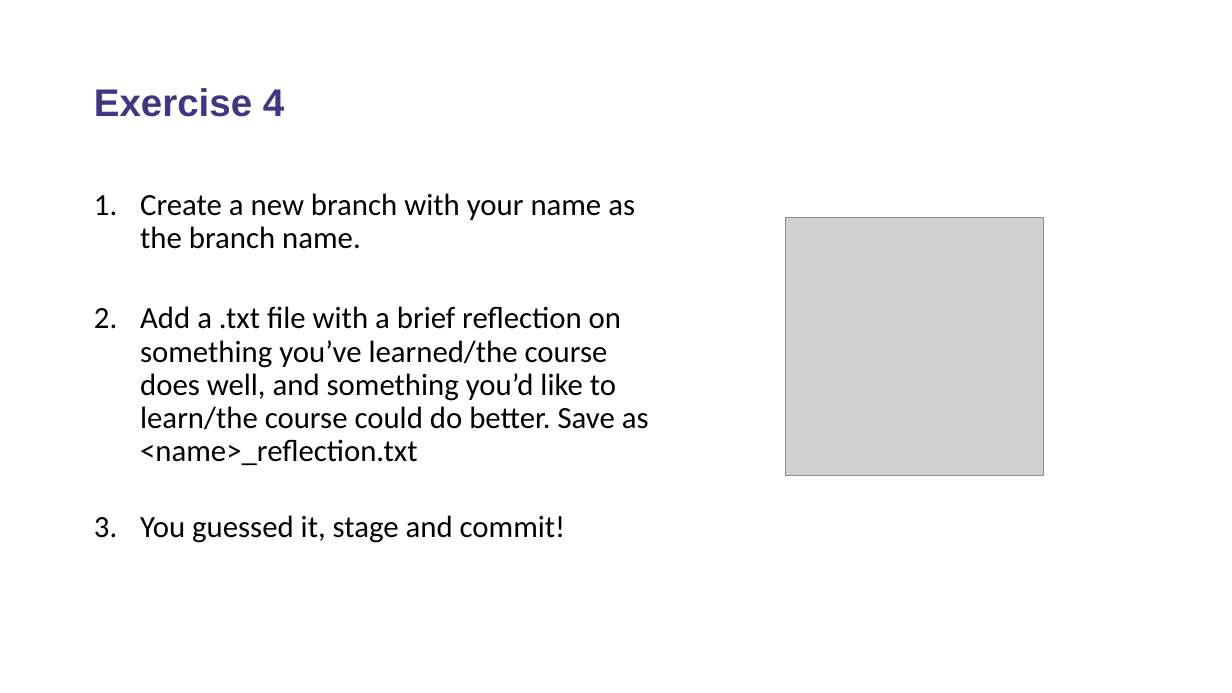
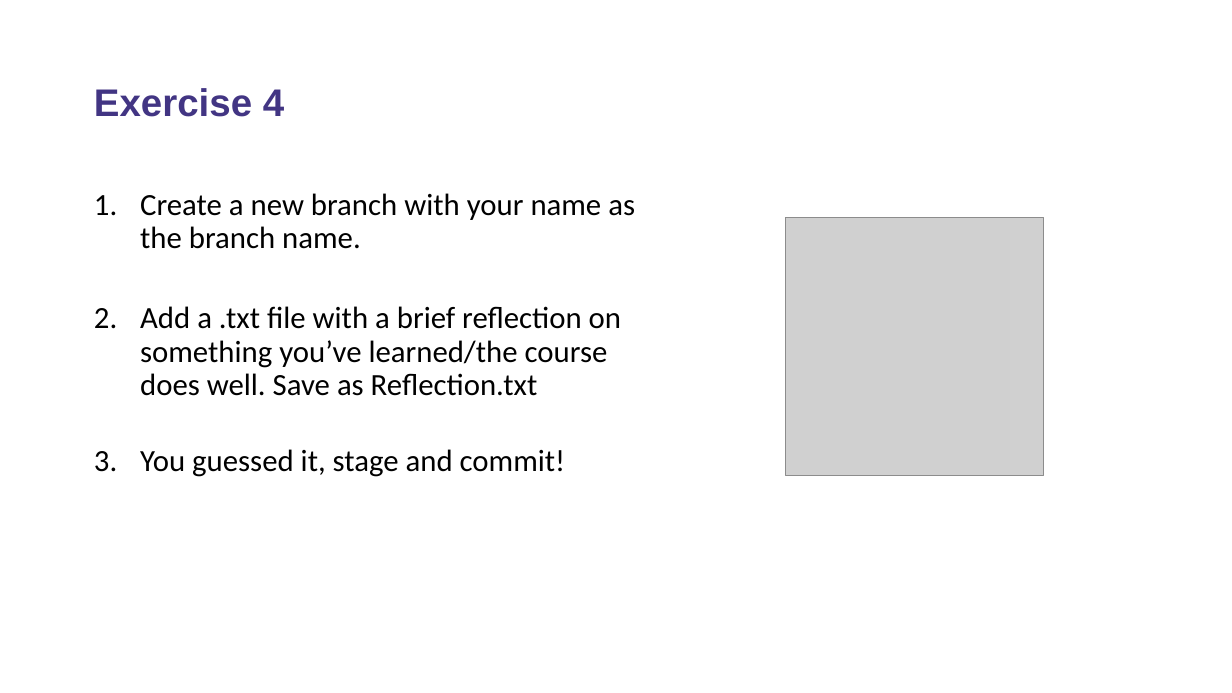
Before and after one commit to Public-Health-Scotland/learn-git, a slide deck: slide 43 of Introduction to Git.pptx. Drawn at 1232x693 pixels with LibreOffice and Linux fonts; fonts in the diff are those of the drawing; grey boxes stand for pictures; background and template pictures are left out. Boxes give left, top, right and bottom in pixels: in the first picture for what was removed or moved away, otherwise in the second. Text is boxed around its words. In the diff, an @@ line names an element or a change of style, - is before the commit and + after.

```diff
--- a/Introduction to Git.pptx
+++ b/Introduction to Git.pptx
@@ text at [140, 306, 621, 396]: text changed @@
-2. Add a .txt file with a brief reflection on something you’ve learned/the course does well, and something you’d like to learn/the course could do better. Save as <name>_reflection.txt
+2. Add a .txt file with a brief reflection on something you’ve learned/the course does well. Save as Reflection.txt
```
Also in this commit, not shown: 1 slide added, 2 other files.
